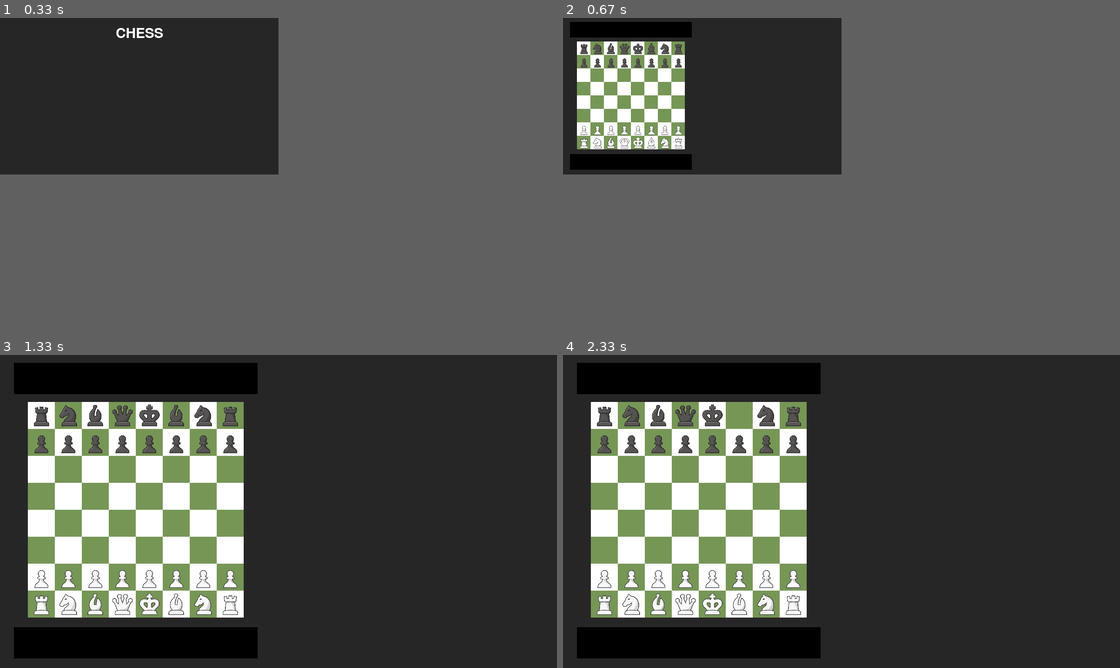
Above: before the commit, frames 1-4 (two rows, left to right).
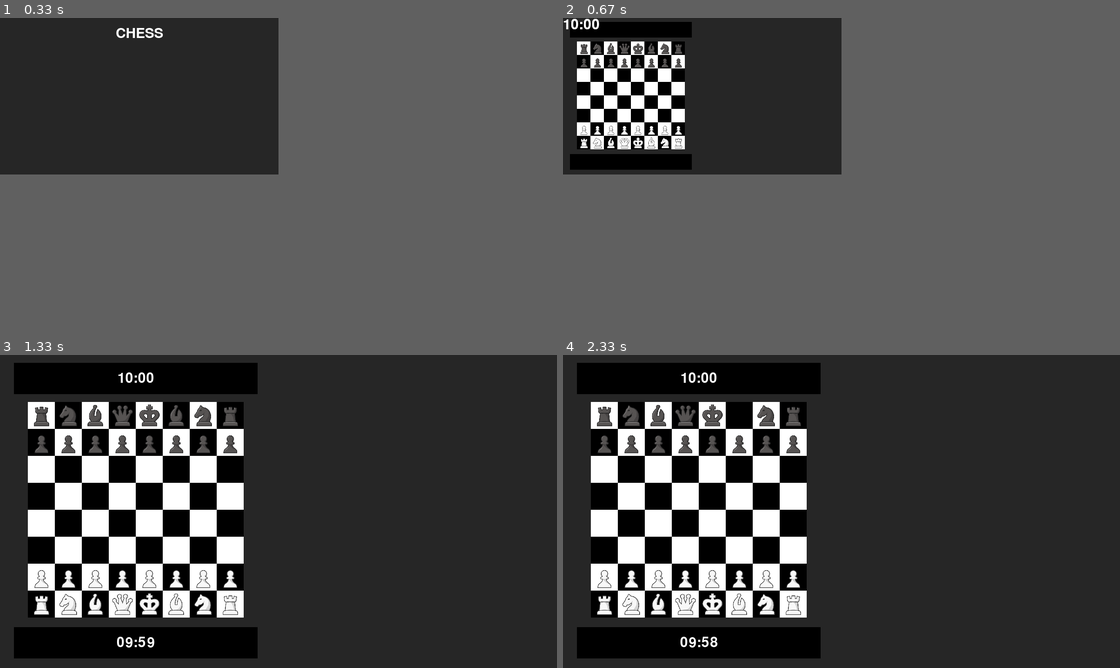
Above: after the commit, the same moments.

Repository: ElliotBDC/Project---1---Chess
Game: pygame game, started from main.py
The game is run twice, just before and just after one commit, with the same random seed, the same clock (stepped at 60 frames per second) and the same inputs.
Inputs (mouse positions are in pixels of both pictures, inside the frame that each line leads up to):
- Up to frame 1 (0.33 s): no input
- Up to frame 2 (0.67 s): press the mouse at (702, 105) at 0.37 s; move the mouse to (668, 102) at 0.47 s; release the mouse at (635, 96) at 0.6 s
- Up to frame 3 (1.33 s): hold Esc 0.67-1.13 s; move the mouse to (50, 470) at 0.7 s; click (144, 448) at 1.22 s
- Up to frame 4 (2.33 s): press the mouse at (707, 448) at 1.53 s; move the mouse to (847, 505) at 1.63 s; release the mouse at (986, 561) at 1.77 s; click (752, 408) at 1.88 s; press the mouse at (752, 408) at 2.2 s; move the mouse to (852, 433) at 2.3 s

Frame 1 is identical in both runs. In frame 2, 3.0% of the frame differs, in the area x 0-22%, y 0-42%; in frame 3, 12%; in frame 4, 12%, in the area x 5-44%, y 5-94%.

Commit message:
Update main.py
Created isCheckmate() - Works if king has no pieces to go to and is in check. I still need to take account possibilities where the piece putting the king into check could be taken etc.
Added timers for both players.

Diff:
--- a/main.py
+++ b/main.py
@@ -1,6 +1,6 @@
 import pygame
 import time
-import pygame_plus
+from copy import deepcopy
 
 #Colours (pygame requires them to be in binary representation)
 BLACK = (0, 0, 0)
@@ -62,13 +62,23 @@
     ['wr', 'wn', 'wb', 'wq', 'wk', 'wb', 'wn', 'wr']
     ]
 
+def secondsToTime(seconds):
+    minutes = seconds // 60
+    secondsLeft = seconds - (minutes*60)
+    if minutes < 10:
+        minutes = "0" + str(minutes)
+    if secondsLeft < 10:
+        secondsLeft = "0" + str(secondsLeft)
+    return (f"{minutes}:{secondsLeft}")
+
+
 class Board():
     board_x = current_size[0]*0.05
     board_y = 0.15*current_size[1]
     board_height = current_size[1]*0.7
     board_width = board_height
     box_dimen = (current_size[1]*0.7) // 8
-    move = 1
+    move = 0
     white_king = [7, 4]
     black_king = [0, 4]
     board = [
@@ -93,7 +103,7 @@
         self.board_width = self.board_height
         for i in range(0, 8):
             for j in range(0, 8):
-                pygame.draw.rect(screen, GREEN if ((i+1) % 2 == 0 and (j+1) % 2 != 0) or ((i+1) % 2 != 0 and (j+1)%2==0) else WHITE,
+                pygame.draw.rect(screen, BLACK if ((i+1) % 2 == 0 and (j+1) % 2 != 0) or ((i+1) % 2 != 0 and (j+1)%2==0) else WHITE,
                             (current_size[0]*0.05+(i*self.box_dimen), 0.15*current_size[1]+(j*self.box_dimen), self.box_dimen, self.box_dimen))
         for y in range(0, 8):
             for x in range(0, 8):
@@ -193,6 +203,27 @@
                     return True, "WHITE"
         return False
 
+    def isCheckmate(self, COLOUR):
+        king = (deepcopy(self.white_king), 'wk') if COLOUR == "WHITE" else (deepcopy(self.black_king), 'bk')
+        for row in range(-1, 2):
+            for column in range(-1, 2):
+                print("H")
+                if (0 > row+king[0][0] or row+king[0][0] > 7 or 0 > column+king[0][1] or column+king[0][1] > 7) == False:
+                    print("HELLOFF")
+                    if self.isValidMove('bk', king[0], [king[0][0]+row, king[0][1]+column]):
+                            print("HE")
+                            self.black_king = [king[0][0]+row, king[0][1]+column]
+                            if self.isInCheck() == (True, "BLACK"):
+                                ...
+                                print("HA")
+                            else:
+                                print("HAE")
+                                self.black_king = [king[0][0], king[0][1]]
+                                print(self.black_king)
+                                return False
+        self.black_king = [king[0][0], king[0][1]]
+        print("HELLO")
+        return True
 
 
     def isValidDiagRow(self, piece_row, piece_column, end_row, end_column):
@@ -213,10 +244,37 @@
         return True
 
 
+class Game():
+    player_one_time = 600
+    player_two_time = 600
+    startTime = 0
+    lastTime = 0
+
+    def __init__(self) -> None:
+        pass
+
+    def startGame(self):
+        self.startTime = time.time()
+
+    def updateTimer(self, player):
+        if player == 1:
+            self.player_one_time = self.player_one_time - 1
+        else:
+            self.player_two_time = self.player_two_time - 1
+        self.lastTime = self.lastTime + 1
+
+
+    def __str__(self) -> str:
+        #return the result of the game
+        return f"Hello"
+
 def hex_to_rgb(hex_color):
     hex_color = hex_color.lstrip("#")
     return tuple(int(hex_color[i:i+2], 16) for i in (0, 2, 4))
 
+newGame = Game()
+newGame.startGame()
+
 BACKGROUND_COLOUR_1 = hex_to_rgb('#262626')
 
 fullscreen = False
@@ -226,16 +284,26 @@
 
 current_state = HOME_SCREEN
 
-text = "CHESS"
+
 font_name = "freesansbold.ttf"
 font_size = 32
 font_color = (255, 255, 255)
 
+
 font = pygame.font.Font(font_name, font_size)
-text_surface = font.render(text, True, font_color)
-
-text_rect = text_surface.get_rect()
-text_rect.center = (current_size[0] // 2, current_size[1] // 10)
+###
+game_name = "CHESS"
+text_surface = font.render(game_name, True, font_color)
+game_name_rect = text_surface.get_rect()
+game_name_rect.center = (current_size[0] // 2, current_size[1] // 10)
+###
+screen_player_one_timer = secondsToTime(newGame.player_one_time)
+screen_player_one_timer_text_surface = font.render(screen_player_one_timer, True, WHITE)  # Render the text with black color
+screen_player_one_timer_rect = screen_player_one_timer_text_surface.get_rect()
+###
+screen_player_two_timer = secondsToTime(newGame.player_two_time)
+screen_player_two_timer_text_surface = font.render(screen_player_two_timer, True, WHITE)  # Render the text with black color
+screen_player_two_timer_rect = screen_player_two_timer_text_surface.get_rect()
 
 hold_click = False
 piece_lock = False
@@ -243,7 +311,8 @@
 
 board = Board()
 
-from copy import deepcopy
+
+
 
 while not done:
     for event in pygame.event.get():
@@ -259,13 +328,13 @@
                     current_size = (screen_width*0.5,  screen_height*0.5)
                     pygame.display.set_mode(current_size)
                     fullscreen = False
-                    text_rect.center = (current_size[0] // 2, current_size[1] // 10)
+                    game_name_rect.center = (current_size[0] // 2, current_size[1] // 10)
                 else:
                     current_size = ((screen_width, screen_height))
                     pygame.display.set_mode(current_size, pygame.FULLSCREEN)
                     fullscreen = True
 
-                    text_rect.center = (current_size[0] // 2, current_size[1] // 10)
+                    game_name_rect.center = (current_size[0] // 2, current_size[1] // 10)
                 ###
                 ###
             if event.key == pygame.K_r:
@@ -280,7 +349,7 @@
             if hold_click == True:
                 if piece_lock == True:
                     if board.board_x+board.board_width > mouse_pos[0] > board.board_x and board.board_y < mouse_pos[1] < board.board_y+board.board_height:
-                        if (piece_held[2][0] == "w" and board.move == 1) or (piece_held[2][0] == "b" and board.move == -1):
+                        if (piece_held[2][0] == "w" and board.move % 2 == 0) or (piece_held[2][0] == "b" and board.move % 2 != 0):
                             column_clicked = int((mouse_pos[0]-board.board_x) // board.box_dimen)
                             row_clicked = int((mouse_pos[1]-board.board_y) // board.box_dimen)
                             if board.isValidMove(piece_held[2], [piece_held[0], piece_held[1]], [row_clicked, column_clicked]) == True:
@@ -290,24 +359,47 @@
                                     board.black_king = [row_clicked, column_clicked]
                                 board.board[piece_held[0]][piece_held[1]] = ""
                                 board.board[row_clicked][column_clicked] = piece_held[2]
-                                board.move = board.move * -1
+                                board.move = board.move + 1
                 hold_click = False
                 piece_lock = False
                 piece_held = (9, 9, 'nn')
 
     screen.fill(BACKGROUND_COLOUR_1)
     if current_state == HOME_SCREEN:
-        screen.blit(text_surface, text_rect)
+        screen.blit(text_surface, game_name_rect)
     elif current_state == GAME_SCREEN:
         #print(board.isInCheck())
         if board.isInCheck() == (True, "BLACK"):
-            print("BLACK KING IS IN CHECK")
+            if board.isCheckmate("BLACK"):
+                print("CHECKMATE!!")
+            else:
+                print("BLACK KING IS IN CHECK")
         if board.isInCheck() == (True, "WHITE"):
             print("WHITE IS IN CHECK")
         board.drawBoard(screen)
         ### DRAW THE BOARD
-        pygame.draw.rect(screen, BLACK, (board.board_x-current_size[0]*0.025, current_size[1]*0.025, (current_size[1]*0.7//8)*8+current_size[0]*0.05, current_size[1]*0.1))
-        pygame.draw.rect(screen, BLACK, (board.board_x-current_size[0]*0.025, current_size[1]*0.87, (current_size[1]*0.7)//8*8+current_size[0]*0.05, current_size[1]*0.1))
+        box1 = pygame.draw.rect(screen, BLACK, (board.board_x-current_size[0]*0.025, current_size[1]*0.025, (current_size[1]*0.7//8)*8+current_size[0]*0.05, current_size[1]*0.1))
+        box2 = pygame.draw.rect(screen, BLACK, (board.board_x-current_size[0]*0.025, current_size[1]*0.87, (current_size[1]*0.7)//8*8+current_size[0]*0.05, current_size[1]*0.1))
+
+        #Timer
+        if int(time.time() - newGame.startTime) > newGame.lastTime:
+            print("HELLO")
+            print((1 if board.move % 2 == 0 else 2))
+            newGame.updateTimer((1 if board.move % 2 == 0 else 2))
+            screen_player_one_timer = secondsToTime(newGame.player_one_time)
+            screen_player_one_timer_text_surface = font.render(screen_player_one_timer, True, WHITE)
+            screen_player_one_timer_rect = screen_player_one_timer_text_surface.get_rect()
+            screen_player_one_timer_rect.center = box2.center
+            ###
+            screen_player_two_timer = secondsToTime(newGame.player_two_time)
+            screen_player_two_timer_text_surface = font.render(screen_player_two_timer, True, WHITE)
+            screen_player_two_timer_rect = screen_player_two_timer_text_surface.get_rect()
+            screen_player_two_timer_rect.center = box1.center
+
+
+
+        screen.blit(screen_player_one_timer_text_surface, screen_player_one_timer_rect)
+        screen.blit(screen_player_two_timer_text_surface, screen_player_two_timer_rect)
         if hold_click == True:
             mouse_pos = pygame.mouse.get_pos()
             column_clicked = int((mouse_pos[0]-board.board_x) // board.box_dimen)
